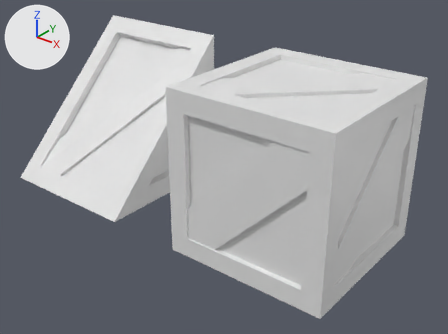
An edit to the FBX model Assets/FBX/props.fbx, drawn before and after from the same camera.
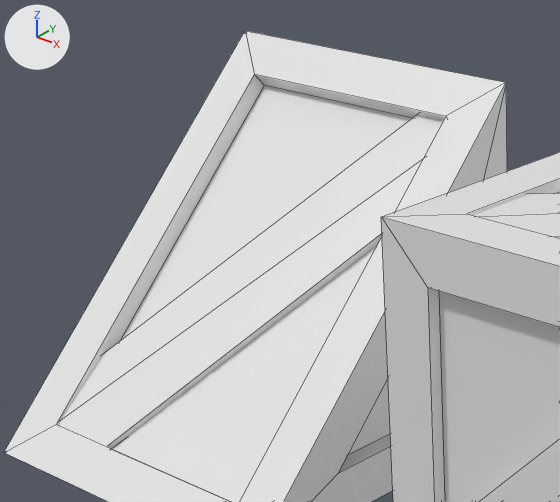
Each version is shown whole from a 50 mm camera at (2.16, -2.72, 2.03) aimed at (-0.05, 0.05, 0.32), then close up on the part from 4% to 52% of the width and 1% to 59% of the height. Lighting does not change. The marker at upper left points along +X, +Y and +Z. The close-ups show mesh edges as thin lines.

Objects in the first close-up: 'Crate', 'CrateSlope'.
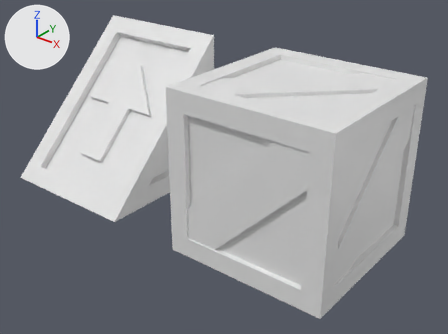
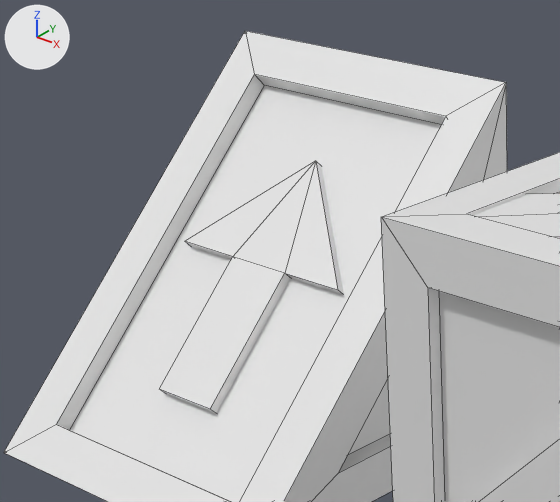
The change, as a list of edits to the scene's bpy script:
```text
Change me_cube_018:
    used by ob_crateslope; location = (-1.0, 0.0, 0.5)
    remove me_cube_018.from_pydata(...)  # 66 vertices, 61 faces; spans x -0.501..0.5, y -0.5..0.5, z -0.5..0.5
    add me_cube_018.from_pydata(...)  # 68 vertices, 66 faces; spans x -0.501..0.5, y -0.5..0.5, z -0.5..0.5
    me_cube_018 part 1: the loose piece of 12 vertices spanning x -0.46..0.463, y -0.414..0.489, z -0.459..0.41 is rebuilt with 14 vertices and now spans x -0.303..0.303, y -0.25..0.319, z -0.32..0.249
```

Changed parts and their boxes [x1, y1, x2, y2] in the close-ups (560 x 502 px):
part 1 of me_cube_018, rebuilt
    before: [59, 115, 443, 448]
    after: [159, 161, 344, 413]
